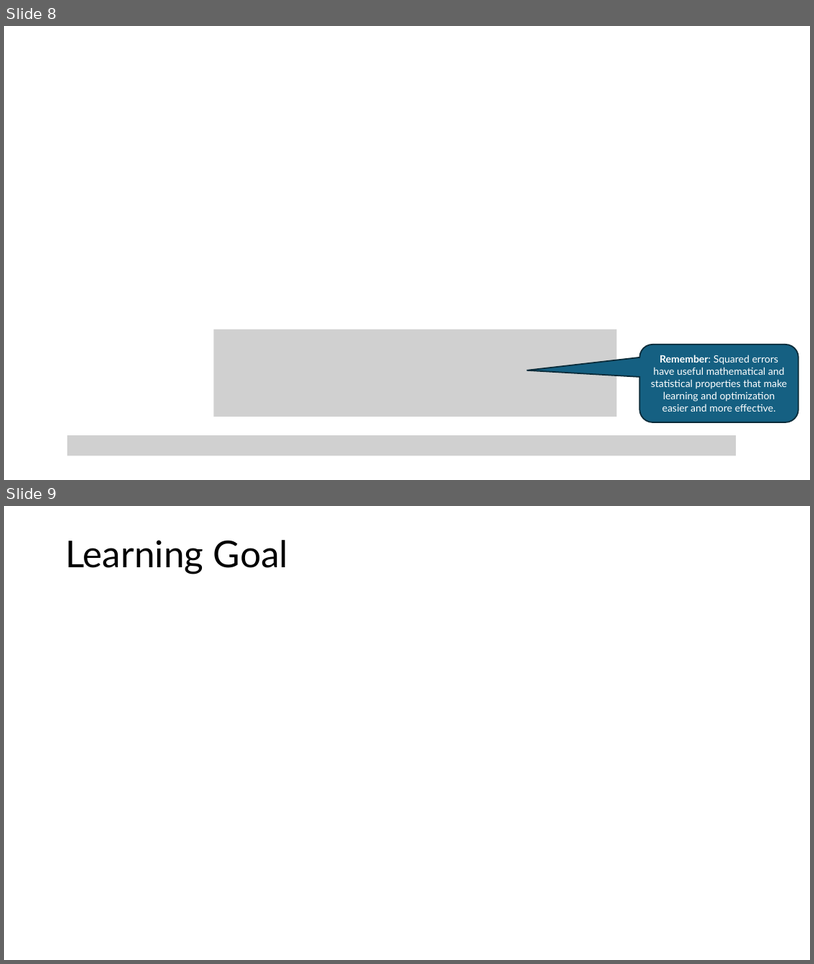
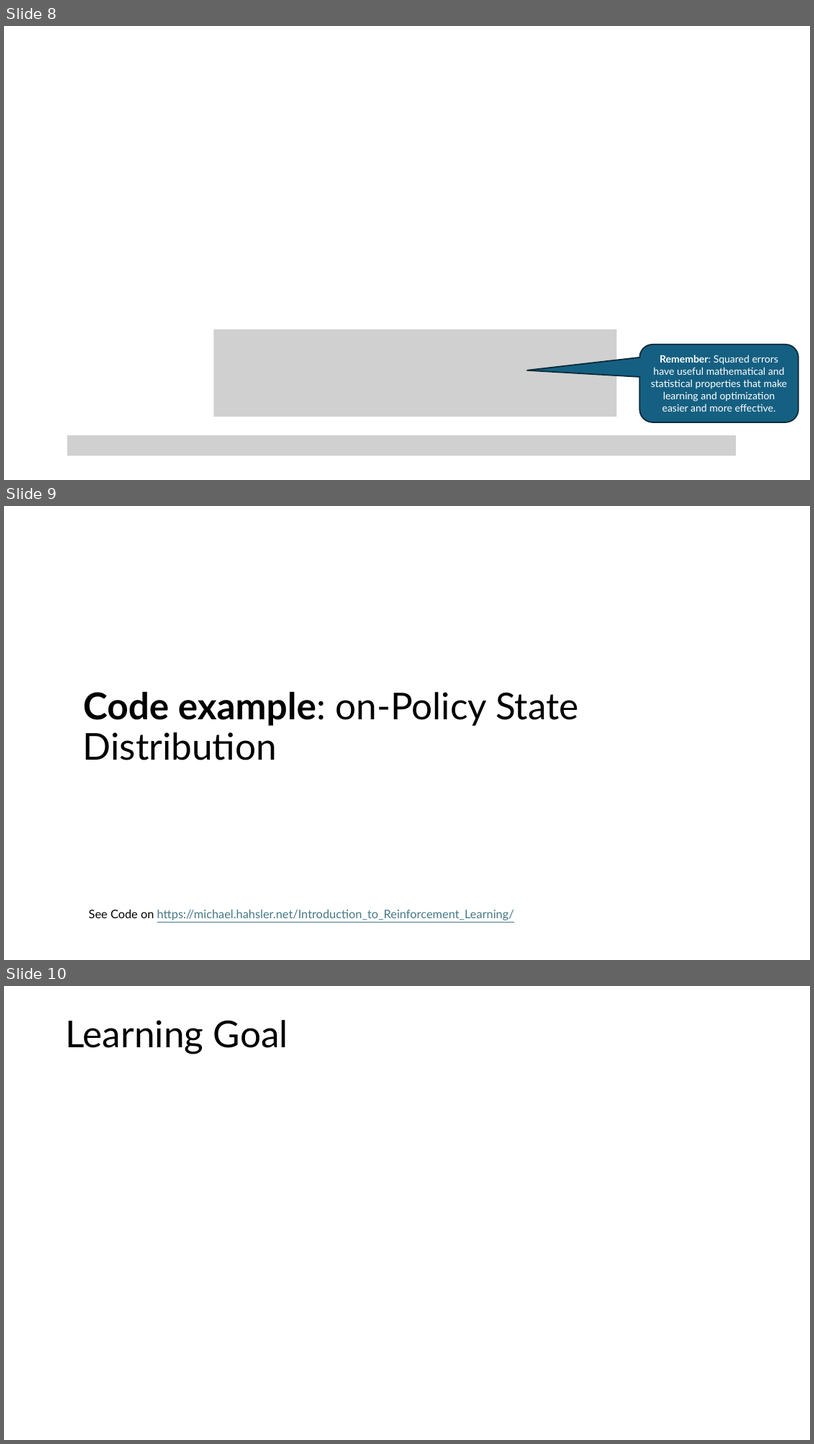
Before and after one commit to mhahsler/Introduction_to_Reinforcement_Learning, a slide deck: slides/Lecture_Chapter09.pptx. Shown one above the other, each under a label of ours: slides 8 and 9 before the commit, slides 8, 9 and 10 after it. The pictures are 814x964 and 814x1444 pixels, drawn with LibreOffice and Linux fonts; fonts in the diff are those of the drawing; grey boxes stand for pictures. Boxes give left, top, right and bottom in pixels: in the first picture for what was removed or moved away, otherwise in the second. Text is boxed around its words. In the diff, an @@ line names an element or a change of style, - is before the commit and + after.

Commit message:
Added code example slides.

```diff
--- a/slides/Lecture_Chapter09.pptx
+++ b/slides/Lecture_Chapter09.pptx
@@ slide 9 added at bbox=[4, 506, 810, 960], background #FFFFFF @@
@@ title added at bbox=[83, 692, 579, 760], 44 pt, text #000000 @@
+Code example: on-Policy State Distribution
@@ text added at bbox=[89, 909, 514, 920], 14 pt, text #467886, underline @@
+See Code on https://michael.hahsler.net/Introduction_to_Reinforcement_Learning/
@@ what was slide 9 is now slide 10 @@
```
Also in this commit, not shown: 1 slide changed, 2 other slides added, 20 other files.
